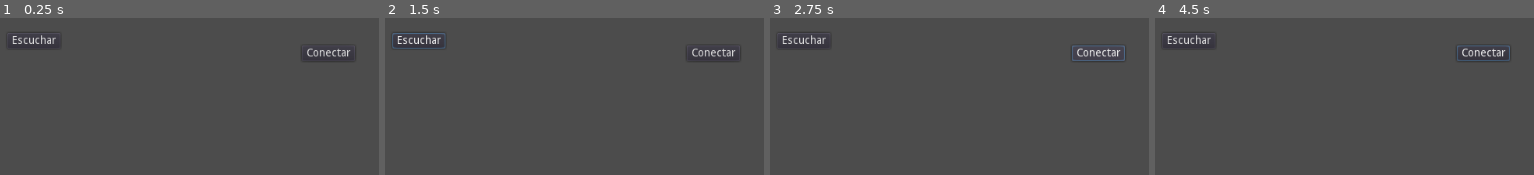
Above: before the commit, frames 1-4 (left to right).
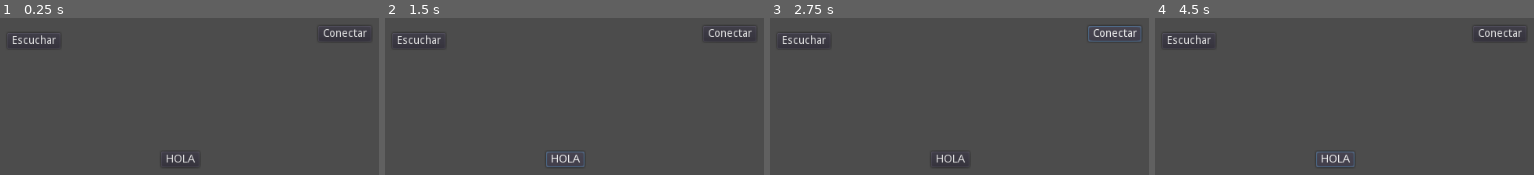
Above: after the commit, the same moments.

Repository: jonnydrumz/hideAndSeek
Game: Godot game, scene res://Servidor.tscn
Two runs of this game, one before a commit and one after it. Both use one fixed random seed, a clock stepped at 60 frames per second and the inputs below.
Inputs (mouse positions are in pixels of both pictures, inside the frame that each line leads up to):
- Up to frame 1 (0.25 s): no input
- Up to frame 2 (1.5 s): click "Escuchar" at 0.5 s; click (566, 159) at 1.25 s, where only the run after the commit has a clickable "HOLA"
- Up to frame 3 (2.75 s): click "Conectar" at 2 s
- Up to frame 4 (4.5 s): click "Escuchar" at 2.75 s; click "Conectar" at 3.5 s; click (1336, 159) at 4.25 s, where only the run after the commit has a clickable "HOLA"

The runs differ from the first frame. In frame 1, 0.8% of the frame differs, in the area x 43-97%, y 7-95%; in frame 2, 1.2%; in frame 3, 1.2%, in the area x 43-98%, y 5-95%; in frame 4, 1.0%.

Commit message:
[JHU]: Añado funciones servidor

Diff:
--- a/Servidor.gd
+++ b/Servidor.gd
@@ -3,6 +3,7 @@
 onready var join_button = $JoinButton
 onready var host_button = $HostButton
 onready var peer        = null
+onready var players     = []
 
 const address : String = "127.0.0.1"#83.173.176.43"
 const DEFAULT_PORT = 8910
@@ -34,9 +35,11 @@
 	# Only show hosting instructions when relevant.
 
 func _on_peer_connected(id):
+	players.append(id)
 	print(id)
 
 func _on_peer_disconnected(id):
+	players.erase(id)
 	print(id)
 
 func _set_status(text, is_ok):
@@ -65,3 +68,10 @@
 
 func _connected_fail():
 	print("id")
+
+func _on_Button3_pressed():
+	for id in players:
+		rpc_id(id, "hola", id)
+
+remote func hola(id):
+	print(id)
--- a/Servidor.tscn
+++ b/Servidor.tscn
@@ -18,10 +18,18 @@
 }
 
 [node name="Button2" type="Button" parent="."]
-margin_left = 594.514
-margin_top = 225.36
-margin_right = 662.514
-margin_bottom = 245.36
+margin_left = 616.377
+margin_top = 200.133
+margin_right = 684.377
+margin_bottom = 220.133
 text = "Conectar"
+
+[node name="Button3" type="Button" parent="."]
+margin_left = 415.403
+margin_top = 360.745
+margin_right = 464.403
+margin_bottom = 380.745
+text = "HOLA"
 [connection signal="pressed" from="Button" to="." method="_on_Button_pressed"]
 [connection signal="pressed" from="Button2" to="." method="_on_Button2_pressed"]
+[connection signal="pressed" from="Button3" to="." method="_on_Button3_pressed"]
